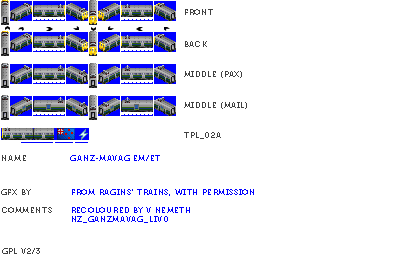
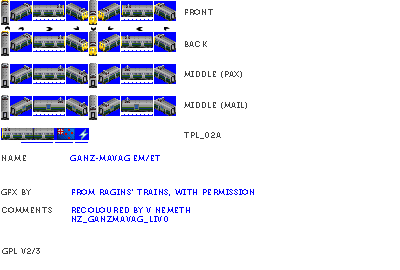
Layer changes from the first 400 x 270 image to the second:
painted on "panto" (1st of 2) over [57, 4, 131, 8]
renamed "Layer 4" to "front_back", moved it above "mail doors", painted on it over [33, 4, 153, 17]
